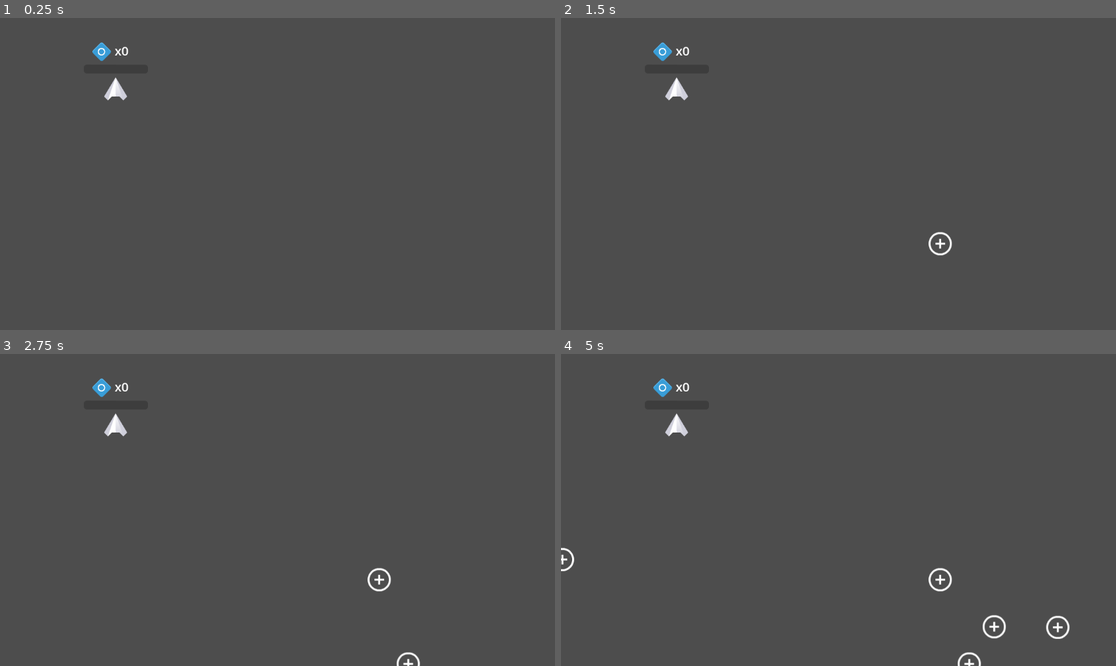
Above: before the commit, frames 1-4 (two rows, left to right).
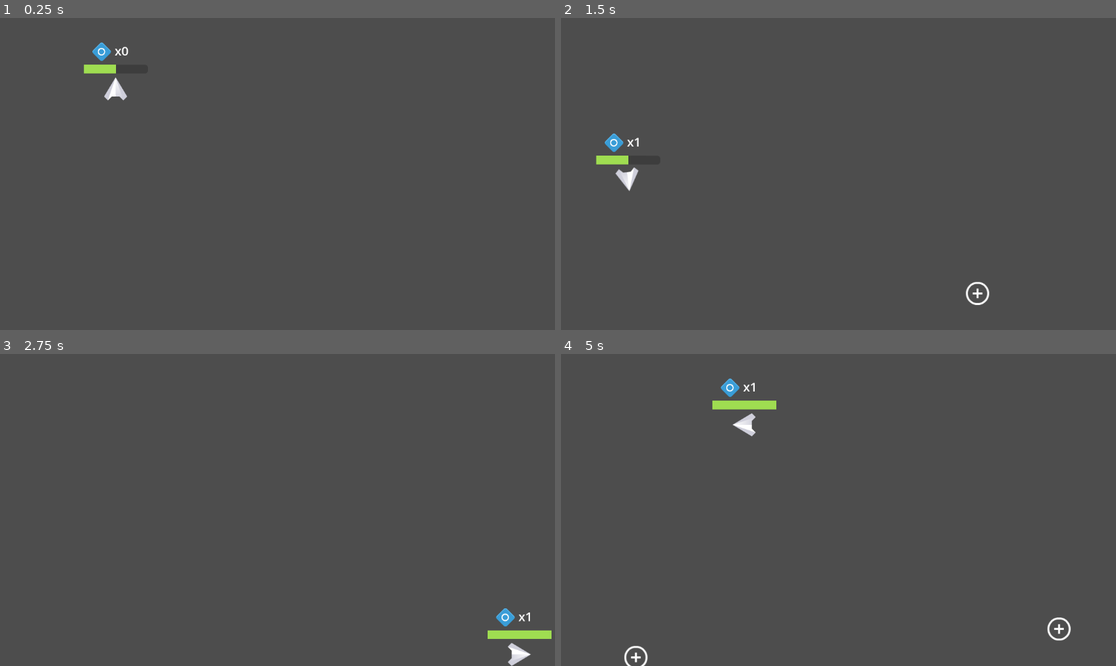
Above: after the commit, the same moments.

Repository: marknair/spaceship-example
Game: Godot game, scene res://game.tscn
The game is run twice, just before and just after one commit, with the same random seed, the same clock (stepped at 60 frames per second) and the same inputs.
Inputs:
- Up to frame 1 (0.25 s): no input
- Up to frame 2 (1.5 s): tap Enter at 0.5 s; hold D (move_right) 0.53-1.28 s; tap Space (boost) at 0.6, 1.35 s; hold S (move_down) from 1.28 s (still down)
- Up to frame 3 (2.75 s): release S (move_down) at 2.03 s; hold D (move_right) from 2.03 s (still down); tap Space (boost) at 2.1 s
- Up to frame 4 (5 s): release D (move_right) at 2.78 s; hold W (move_up) 2.78-3.53 s; tap Space (boost) at 2.85, 3.6, 4.35 s; hold A (move_left) from 3.53 s (still down)

The runs differ from the first frame. In frame 1, 0.2% of the frame differs, in the area x 15-21%, y 14-18%; in frame 2, 1.0%; in frame 3, 1.1%; in frame 4, 1.6%, in the area x 0-92%, y 7-100%.
Error before the commit: Parse Error: Unexpected "Identifier" in class body. (res://ship.gd:39)

Commit message:
Tweening

Diff:
--- a/item.gd
+++ b/item.gd
@@ -2,6 +2,13 @@
 
 func _ready() -> void:
 	area_entered.connect(_on_area_entered)
+	var tween = create_tween()
+	var sprite_2d = get_node("Sprite2D")
+	var target_position = Vector2(300, 400)
+	var animation_duration = 2.0
+
+	tween.tween_property(sprite_2d, "position", target_position, animation_duration)
+	tween.tween_property(sprite_2d, "scale", Vector2(2, 2), 1.0)
 
 func _on_area_entered(area_that_entered: Area2D) -> void:
 	queue_free()
--- a/ship.gd
+++ b/ship.gd
@@ -35,10 +35,8 @@
 
 	var viewport_size = get_viewport_rect().size
 
-var value = -2
-var wrapped = wrapf(value, 0, 10)
-print(wrapped)
-
+	position.x = wrapf(position.x, 0, viewport_size.x)
+	position.y = wrapf(position.y, 0, viewport_size.y)
 
 func _on_timer_timeout() -> void:
 	max_speed = normal_speed
--- a/ship.tscn
+++ b/ship.tscn
@@ -19,6 +19,7 @@
 script = ExtResource("2_ioq48")
 
 [node name="Timer" type="Timer" parent="."]
+wait_time = 3.0
 one_shot = true
 
 [node name="Sprite2D" type="Sprite2D" parent="."]
